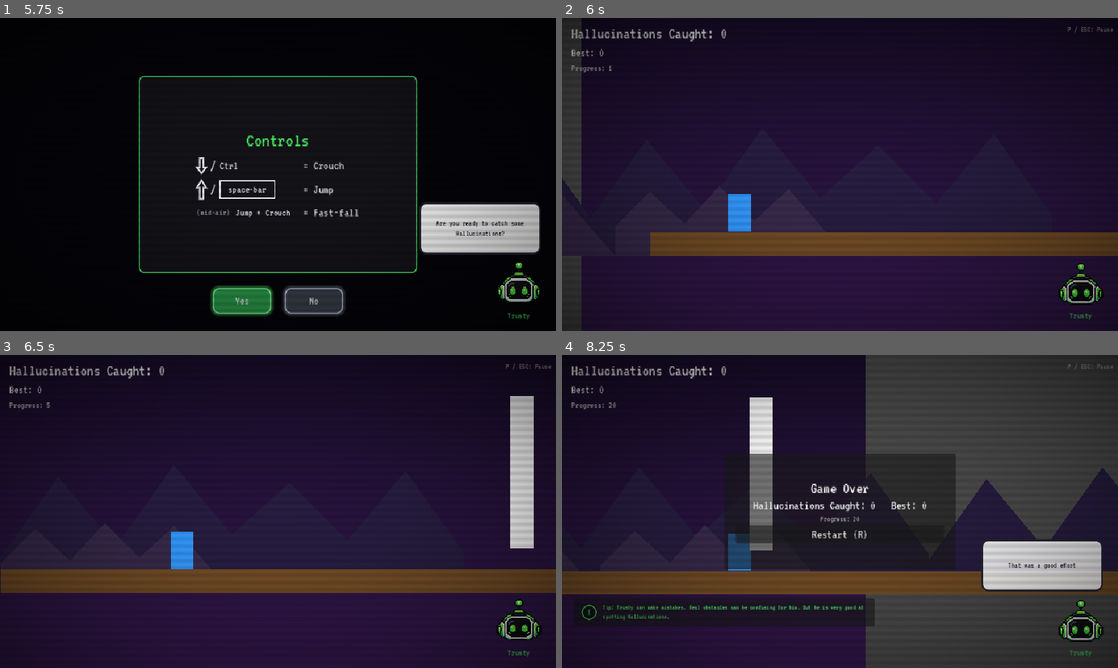
Above: before the commit, frames 1-4 (two rows, left to right).
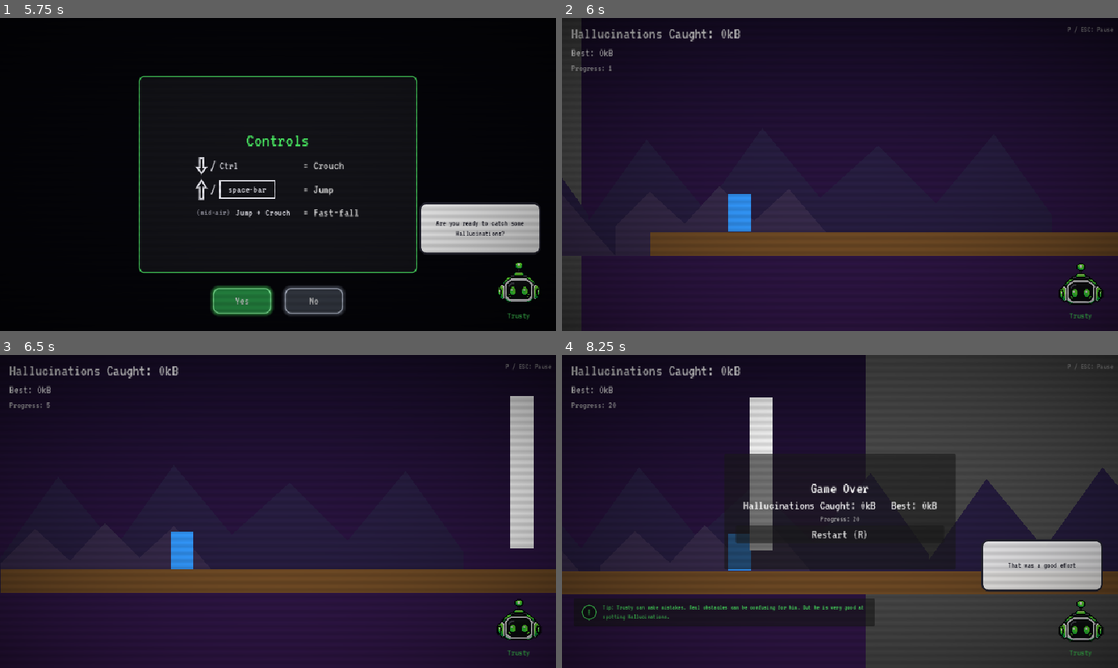
Above: after the commit, the same moments.

Repository: anamarta49/with-a-little-help-from-my-bot-friend
Game: Godot game, scene res://scenes/Intro.tscn
Two runs of this game, one before a commit and one after it. Both use one fixed random seed, a clock stepped at 60 frames per second and the inputs below.
Inputs:
- Up to frame 1 (5.75 s): tap Enter (ui_accept) at 0.5, 1.25 s; hold Down (crouch) 0.53-1.28 s; tap Space (jump) at 0.77, 1.52, 3.02, 3.77, 4.52 s; tap Down (crouch) at 1.35, 2.85, 4.35 s; hold Down (crouch) 2.03-2.78 s; tap R (restart) at 3.5 s; hold Down (crouch) 3.53-4.28 s; hold Down (crouch) from 5.03 s (still down)
- Up to frame 2 (6 s): release Down (crouch) at 5.75 s; click "Yes" at 5.75 s
- Up to frame 3 (6.5 s): no input
- Up to frame 4 (8.25 s): tap Down (crouch) at 6.6, 8.1 s; tap Space (jump) at 6.77, 7.52 s; hold Down (crouch) 7.28-8.03 s

Frame 1 is identical in both runs. In frame 2, less than 0.1% of the frame differs, in the area x 7-33%, y 3-13%; in frame 3, less than 0.1%; in frame 4, 0.5%, in the area x 7-68%, y 3-51%.

Commit message:
convert points to memory units

Diff:
--- a/scripts/Game.gd
+++ b/scripts/Game.gd
@@ -5,9 +5,10 @@
 ## Two scores are tracked separately:
 ## - progress: points earned just from surviving/running (distance); a flavor
 ##   metric only, it does not affect the high score.
-## - hallucinations: points earned from catching camouflaged bonus pickups
+## - hallucinations: kB earned from catching camouflaged bonus pickups
 ##   ("hallucinations" the narrator bot spots for you); this is the real score
-##   that the high score is based on.
+##   that the high score is based on. The raw int is always in kB (a standard
+##   catch is worth 100); use format_memory() to display it as kB/MB/GB.
 
 signal progress_changed(new_value: int)
 signal hallucinations_changed(new_value: int)
@@ -66,3 +67,20 @@
 		high_score = hallucinations
 		is_new_high_score = true
 	emit_signal("game_over", progress, hallucinations, is_new_high_score)
+
+## Formats a kB amount as a human-readable memory size: kB under 1000,
+## MB under 1,000,000, GB beyond that (doesn't bother with anything bigger).
+func format_memory(kb: int) -> String:
+	if kb < 1000:
+		return "%dkB" % kb
+	elif kb < 1_000_000:
+		return _format_unit(kb / 1000.0, "MB")
+	else:
+		return _format_unit(kb / 1_000_000.0, "GB")
+
+## Rounds to 2 decimals and trims trailing zeros (e.g. 2.00 -> "2", 2.50 -> "2.5").
+func _format_unit(value: float, unit: String) -> String:
+	var text := String.num(value, 2)
+	if text.contains("."):
+		text = text.rstrip("0").rstrip(".")
+	return text + unit
--- a/scripts/Main.gd
+++ b/scripts/Main.gd
@@ -213,8 +213,8 @@
 	score_label.text = "Progress: %d" % new_value
 
 func _on_hallucinations_changed(new_value: int) -> void:
-	hallucinations_label.text = "Hallucinations Caught: %d" % new_value
-	high_score_label.text = "Best: %d" % Game.high_score
+	hallucinations_label.text = "Hallucinations Caught: %s" % Game.format_memory(new_value)
+	high_score_label.text = "Best: %s" % Game.format_memory(Game.high_score)
 	if new_value > 0:
 		_pop_label(hallucinations_label)
 
@@ -285,8 +285,8 @@
 func _on_game_over(
 	final_progress: int, final_hallucinations: int, is_new_high_score: bool
 ) -> void:
-	final_score_label.text = "Hallucinations Caught: %d   Best: %d" % [
-		final_hallucinations, Game.high_score
+	final_score_label.text = "Hallucinations Caught: %s   Best: %s" % [
+		Game.format_memory(final_hallucinations), Game.format_memory(Game.high_score)
 	]
 	final_progress_label.text = "Progress: %d" % final_progress
 	game_over_panel.visible = true
